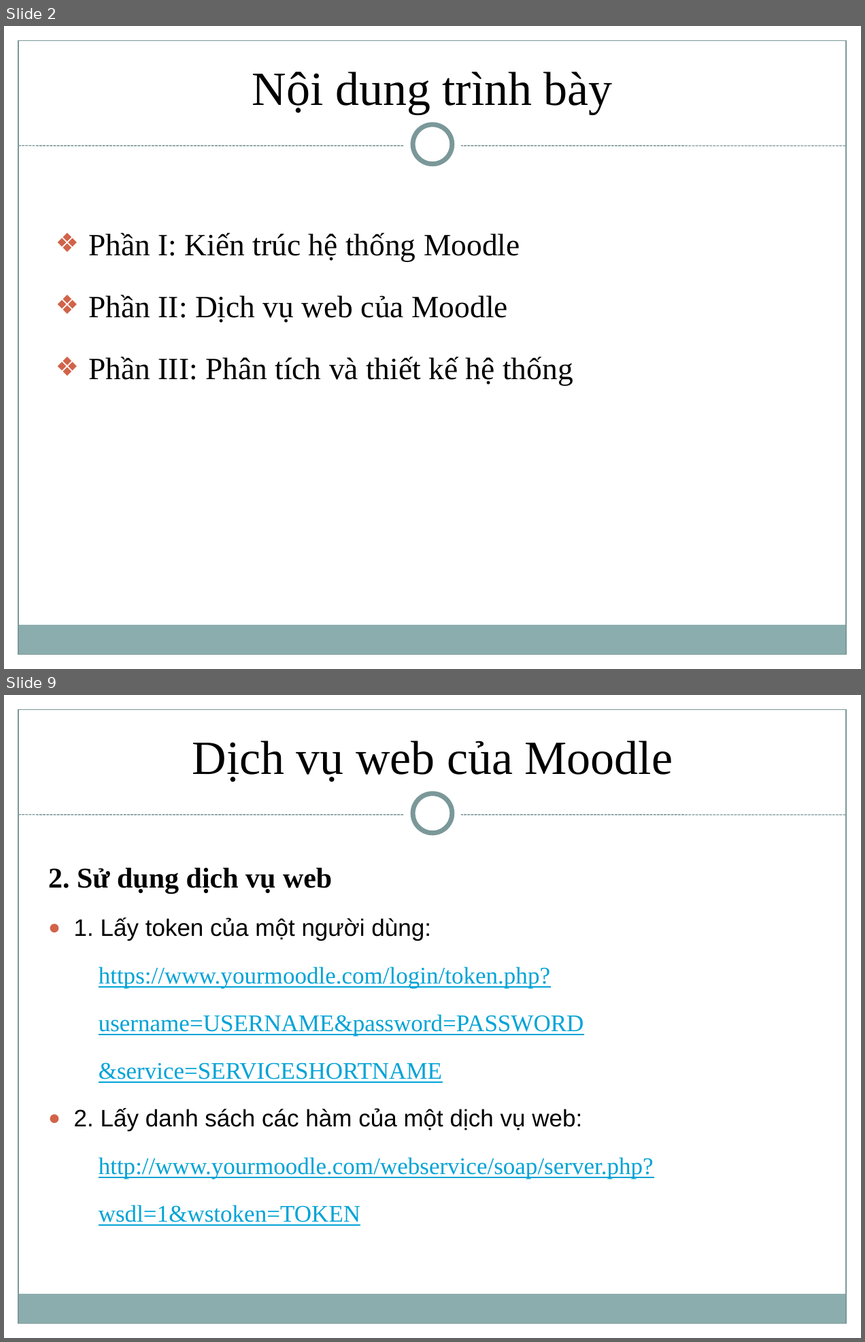
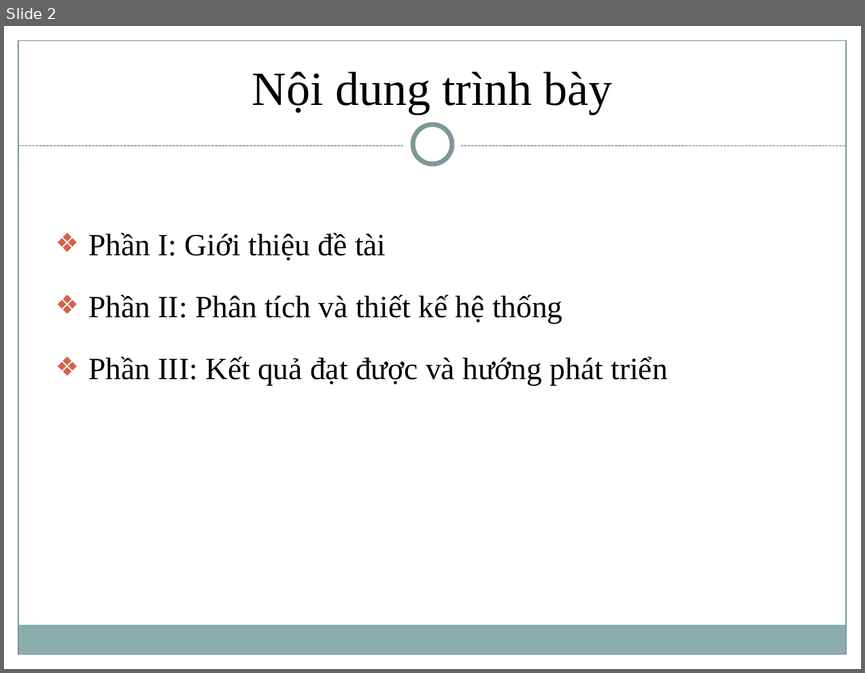
Before and after one commit to trungvdhp/cong-thong-tin-sv, a slide deck: BaoCao/Moodle/Reports/Vimaru-Moodle-Slide.pptx. Shown one above the other, each under a label of ours: slides 2 and 9 before the commit, slide 2 after it; the slides between them are not shown. The pictures are 865x1342 and 865x673 pixels, drawn with LibreOffice and Linux fonts; fonts in the diff are those of the drawing. Boxes give left, top, right and bottom in pixels: in the first picture for what was removed or moved away, otherwise in the second. Text is boxed around its words. In the diff, an @@ line names an element or a change of style, - is before the commit and + after.

```diff
--- a/BaoCao/Moodle/Reports/Vimaru-Moodle-Slide.pptx
+++ b/BaoCao/Moodle/Reports/Vimaru-Moodle-Slide.pptx
@@ slide 9 removed at <box>4,695,861,1338</box>, background #FFFFFF; not listed: 8 template elements that a slide beside it also shows @@
@@ text removed at <box>192,741,673,782</box> @@
-Dịch vụ web của Moodle
@@ text removed at <box>48,868,653,1225</box> @@
-2. Sử dụng dịch vụ web
-● 1. Lấy token của một người dùng:
-https://www.yourmoodle.com/login/token.php?
-username=USERNAME&password=PASSWORD
-&service=SERVICESHORTNAME
-● 2. Lấy danh sách các hàm của một dịch vụ web:
-http://www.yourmoodle.com/webservice/soap/server.php?
-wsdl=1&wstoken=TOKEN
@@ slide 2 changed as well @@
@@ text at <box>88,233,668,385</box>: text changed @@
-❖ Phần I: Kiến trúc hệ thống Moodle
-❖ Phần II: Dịch vụ web của Moodle
-❖ Phần III: Phân tích và thiết kế hệ thống
+❖ Phần I: Giới thiệu đề tài
+❖ Phần II: Phân tích và thiết kế hệ thống
+❖ Phần III: Kết quả đạt được và hướng phát triển
```
Also in this commit, not shown: 15 other slides changed, 2 slides added, 9 other slides removed, 37 other files.
